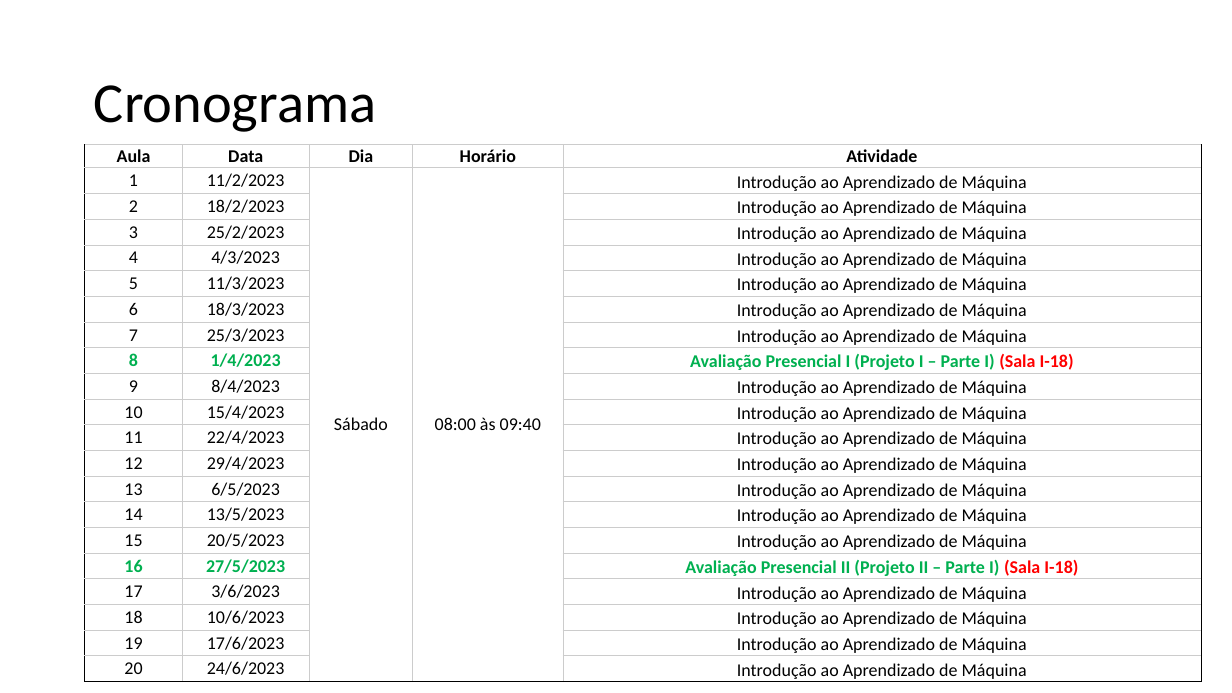
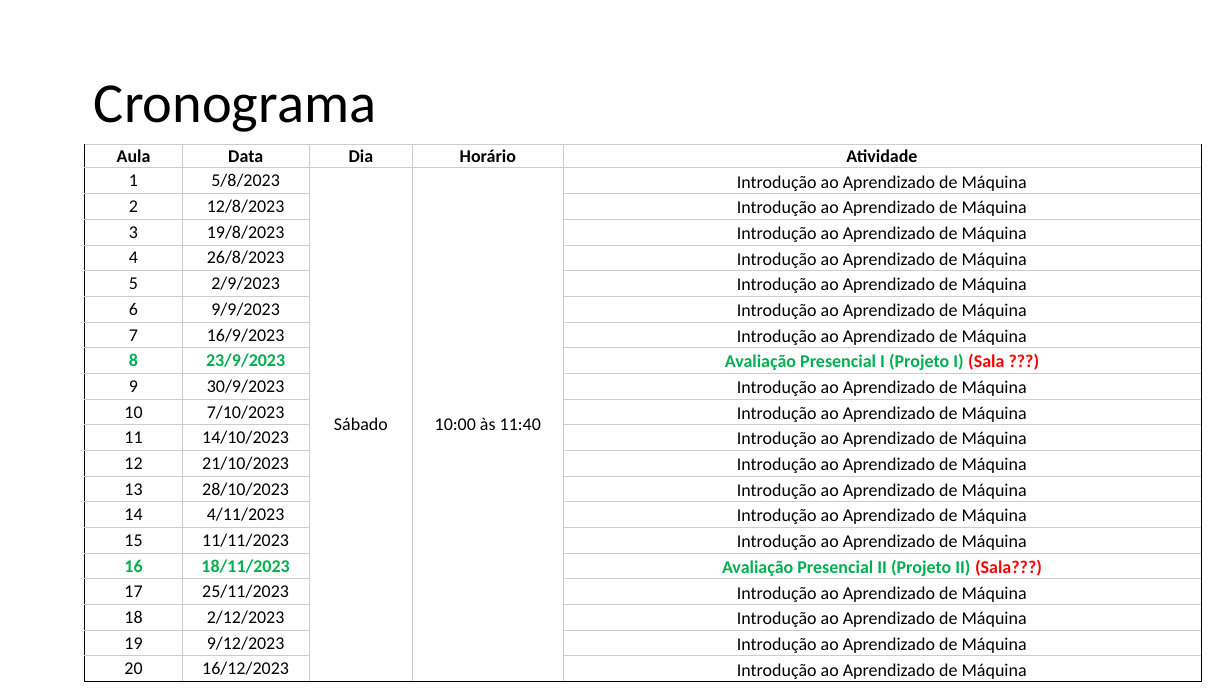
Before and after one commit to zz4fap/t320_aprendizado_de_maquina, a slide deck: slide 5 of slides/T320_Classificação (Parte I).pptx. Drawn at 1232x693 pixels with LibreOffice and Linux fonts; fonts in the diff are those of the drawing. Boxes give left, top, right and bottom in pixels: in the first picture for what was removed or moved away, otherwise in the second. Text is boxed around its words. In the diff, an @@ line names an element or a change of style, - is before the commit and + after.

Commit message:
update of slides

```diff
--- a/slides/T320_Classificação (Parte I).pptx
+++ b/slides/T320_Classificação (Parte I).pptx
@@ table at (x1=85, y1=144, x2=1202, y2=683) @@
-row 2, column 2: 11/2/2023
+row 2, column 2: 5/8/2023
-row 2, column 4: 08:00 às 09:40
+row 2, column 4: 10:00 às 11:40
-row 3, column 2: 18/2/2023
+row 3, column 2: 12/8/2023
-row 4, column 2: 25/2/2023
+row 4, column 2: 19/8/2023
-row 5, column 2: 4/3/2023
+row 5, column 2: 26/8/2023
-row 6, column 2: 11/3/2023
+row 6, column 2: 2/9/2023
-row 7, column 2: 18/3/2023
+row 7, column 2: 9/9/2023
-row 8, column 2: 25/3/2023
+row 8, column 2: 16/9/2023
-row 9, column 2: 1/4/2023
+row 9, column 2: 23/9/2023
-row 9, column 5: Avaliação Presencial I (Projeto I – Parte I) (Sala I-18)
+row 9, column 5: Avaliação Presencial I (Projeto I) (Sala ???)
-row 10, column 2: 8/4/2023
+row 10, column 2: 30/9/2023
-row 11, column 2: 15/4/2023
+row 11, column 2: 7/10/2023
-row 12, column 2: 22/4/2023
+row 12, column 2: 14/10/2023
-row 13, column 2: 29/4/2023
+row 13, column 2: 21/10/2023
-row 14, column 2: 6/5/2023
+row 14, column 2: 28/10/2023
-row 15, column 2: 13/5/2023
+row 15, column 2: 4/11/2023
-row 16, column 2: 20/5/2023
+row 16, column 2: 11/11/2023
-row 17, column 2: 27/5/2023
+row 17, column 2: 18/11/2023
-row 17, column 5: Avaliação Presencial II (Projeto II – Parte I) (Sala I-18)
+row 17, column 5: Avaliação Presencial II (Projeto II) (Sala???)
-row 18, column 2: 3/6/2023
+row 18, column 2: 25/11/2023
-row 19, column 2: 10/6/2023
+row 19, column 2: 2/12/2023
-row 20, column 2: 17/6/2023
+row 20, column 2: 9/12/2023
-row 21, column 2: 24/6/2023
+row 21, column 2: 16/12/2023
```
Also in this commit, not shown: 1 other slide changed.
